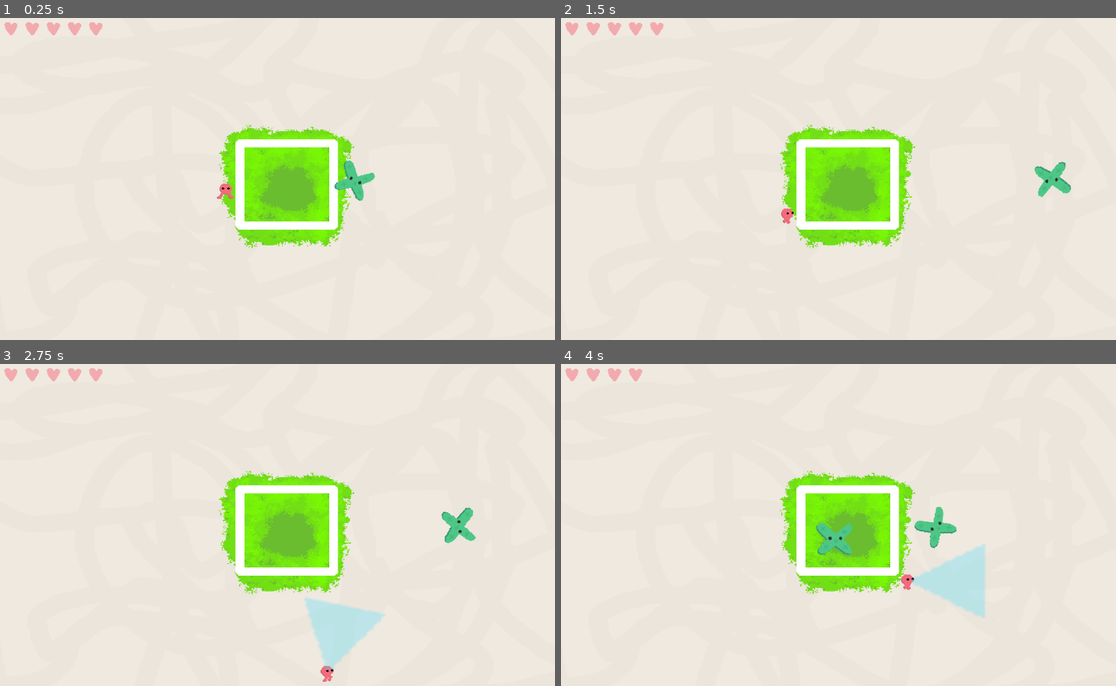
Above: before the commit, frames 1-4 (two rows, left to right).
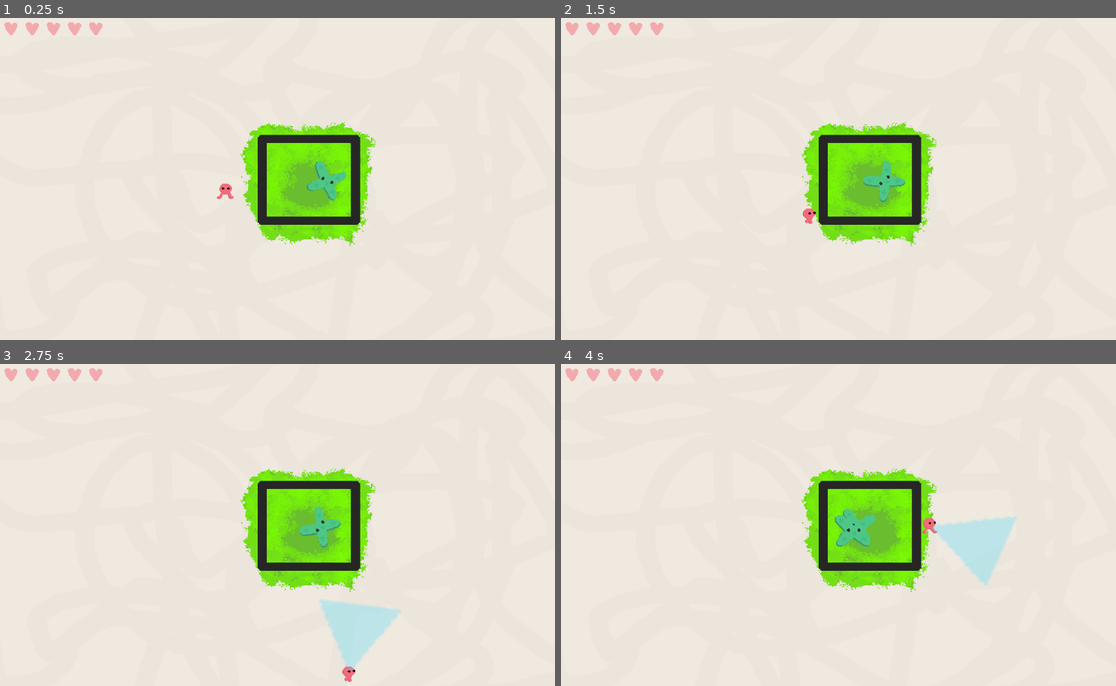
Above: after the commit, the same moments.

Repository: colinkarpfinger/HalfLife3
Game: Godot game, scene res://Scenes/Main.tscn
The game is run twice, just before and just after one commit, with the same random seed, the same clock (stepped at 60 frames per second) and the same inputs.
Inputs (mouse positions are in pixels of both pictures, inside the frame that each line leads up to):
- Up to frame 1 (0.25 s): no input
- Up to frame 2 (1.5 s): move the mouse to (960, 162) at 0.52 s; press the mouse at (960, 162) at 0.53 s; hold D (move_right) 0.53-1.28 s; move the mouse to (727, 195) at 1.27 s; release the mouse at (727, 195) at 1.28 s; hold S (move_down) from 1.28 s (still down); click (727, 195) at 1.35 s
- Up to frame 3 (2.75 s): move the mouse to (333, 454) at 2.02 s; release S (move_down) at 2.03 s; press the mouse at (333, 454) at 2.03 s; hold D (move_right) from 2.03 s (still down)
- Up to frame 4 (4 s): move the mouse to (810, 592) at 2.77 s; release D (move_right) at 2.78 s; release the mouse at (810, 592) at 2.78 s; hold W (move_up) 2.78-3.53 s; click (810, 592) at 2.85 s; move the mouse to (1005, 576) at 3.52 s; press the mouse at (1005, 576) at 3.53 s; hold A (move_left) from 3.53 s (still down)

The runs differ from the first frame. In frame 1, 6.5% of the frame differs, in the area x 39-68%, y 32-72%; in frame 2, 7.0%; in frame 3, 8.3%; in frame 4, 9.6%, in the area x 16-83%, y 1-79%.

Commit message:
finished adding reactor spawn

Diff:
--- a/ParticleTesting/Scenes/Main.tscn
+++ b/ParticleTesting/Scenes/Main.tscn
@@ -1,76 +1,21 @@
-[gd_scene load_steps=24 format=2]
+[gd_scene load_steps=10 format=2]
 
 [ext_resource path="res://Scripts/Hearts.gd" type="Script" id=1]
 [ext_resource path="res://Subscenes/Player.tscn" type="PackedScene" id=2]
 [ext_resource path="res://Subscenes/ParticleSpawner.tscn" type="PackedScene" id=3]
 [ext_resource path="res://Images/background.png" type="Texture" id=4]
-[ext_resource path="res://Images/reactor.png" type="Texture" id=5]
-[ext_resource path="res://Images/reactor2.png" type="Texture" id=6]
-
-[sub_resource type="AtlasTexture" id=5]
-atlas = ExtResource( 5 )
-region = Rect2( 0, 0, 155, 155 )
-
-[sub_resource type="AtlasTexture" id=6]
-atlas = ExtResource( 5 )
-region = Rect2( 155, 0, 155, 155 )
-
-[sub_resource type="AtlasTexture" id=7]
-atlas = ExtResource( 5 )
-region = Rect2( 310, 0, 155, 155 )
-
-[sub_resource type="AtlasTexture" id=8]
-atlas = ExtResource( 5 )
-region = Rect2( 465, 0, 155, 155 )
-
-[sub_resource type="AtlasTexture" id=9]
-atlas = ExtResource( 5 )
-region = Rect2( 620, 0, 155, 155 )
-
-[sub_resource type="AtlasTexture" id=10]
-atlas = ExtResource( 5 )
-region = Rect2( 775, 0, 155, 155 )
-
-[sub_resource type="AtlasTexture" id=11]
-atlas = ExtResource( 5 )
-region = Rect2( 930, 0, 155, 155 )
-
-[sub_resource type="AtlasTexture" id=12]
-atlas = ExtResource( 5 )
-region = Rect2( 1085, 0, 155, 155 )
-
-[sub_resource type="AtlasTexture" id=13]
-atlas = ExtResource( 5 )
-region = Rect2( 1240, 0, 155, 155 )
-
-[sub_resource type="AtlasTexture" id=14]
-atlas = ExtResource( 5 )
-region = Rect2( 1395, 0, 155, 155 )
-
-[sub_resource type="SpriteFrames" id=15]
-animations = [ {
-"frames": [ SubResource( 5 ), SubResource( 6 ), SubResource( 7 ), SubResource( 8 ), SubResource( 9 ), SubResource( 10 ), SubResource( 11 ), SubResource( 12 ), SubResource( 13 ), SubResource( 14 ) ],
-"loop": true,
-"name": "default",
-"speed": 8.0
-} ]
+[ext_resource path="res://Subscenes/Reactor.tscn" type="PackedScene" id=5]
 
 [sub_resource type="PhysicsMaterial" id=1]
 friction = 0.0
 bounce = 1.0
 
-[sub_resource type="RectangleShape2D" id=16]
-extents = Vector2( 82.153, 8.167 )
+[sub_resource type="RectangleShape2D" id=2]
+extents = Vector2( 75.2194, 300 )
 
 [sub_resource type="PhysicsMaterial" id=3]
 friction = 0.0
 bounce = 1.0
-
-[sub_resource type="RectangleShape2D" id=17]
-extents = Vector2( 85.447, 8.70796 )
-
-[sub_resource type="RectangleShape2D" id=2]
-extents = Vector2( 75.2194, 300 )
 
 [sub_resource type="RectangleShape2D" id=4]
 extents = Vector2( 648.83, 81.3755 )
@@ -87,70 +32,8 @@
 "_edit_use_anchors_": false
 }
 
-[node name="Reactor" type="Node2D" parent="."]
-position = Vector2( 475.503, 306.936 )
-scale = Vector2( 1.5, 1.5 )
-
-[node name="AnimatedSprite" type="AnimatedSprite" parent="Reactor"]
-position = Vector2( -2.37051, 5.01057 )
-frames = SubResource( 15 )
-frame = 6
-playing = true
-
-[node name="Sprite" type="Sprite" parent="Reactor"]
-position = Vector2( -2.37051, 1.2128 )
-texture = ExtResource( 6 )
-
-[node name="ReactorWalls" type="Node2D" parent="Reactor"]
-position = Vector2( -317.002, -204.624 )
-scale = Vector2( 0.666667, 0.666667 )
-
-[node name="Wall Right" type="StaticBody2D" parent="Reactor/ReactorWalls"]
-position = Vector2( 552.021, 301.765 )
-collision_layer = 3
-collision_mask = 3
-physics_material_override = SubResource( 1 )
-
-[node name="CollisionShape2D" type="CollisionShape2D" parent="Reactor/ReactorWalls/Wall Right"]
-position = Vector2( -0.520081, 5.51108 )
-rotation = 1.5708
-shape = SubResource( 16 )
-one_way_collision = true
-
-[node name="Wall Left" type="StaticBody2D" parent="Reactor/ReactorWalls"]
-position = Vector2( 474.089, 294.303 )
-collision_layer = 3
-collision_mask = 3
-physics_material_override = SubResource( 3 )
-
-[node name="CollisionShape2D" type="CollisionShape2D" parent="Reactor/ReactorWalls/Wall Left"]
-position = Vector2( -75.9275, 12.4724 )
-rotation = -1.5708
-shape = SubResource( 16 )
-one_way_collision = true
-
-[node name="Wall Bottom" type="StaticBody2D" parent="Reactor/ReactorWalls"]
-position = Vector2( 483.061, 313.267 )
-collision_layer = 3
-collision_mask = 3
-physics_material_override = SubResource( 1 )
-
-[node name="CollisionShape2D" type="CollisionShape2D" parent="Reactor/ReactorWalls/Wall Bottom"]
-position = Vector2( -7.55756, -81.6927 )
-shape = SubResource( 17 )
-one_way_collision = true
-
-[node name="Wall Top" type="StaticBody2D" parent="Reactor/ReactorWalls"]
-position = Vector2( 479.656, 279.137 )
-collision_layer = 3
-collision_mask = 3
-physics_material_override = SubResource( 1 )
-
-[node name="CollisionShape2D" type="CollisionShape2D" parent="Reactor/ReactorWalls/Wall Top"]
-position = Vector2( -4.77734, 104.126 )
-rotation = 3.14159
-shape = SubResource( 17 )
-one_way_collision = true
+[node name="Reactor" parent="." instance=ExtResource( 5 )]
+position = Vector2( 512, 300 )
 
 [node name="ParticleSpawner" parent="." groups=[
 "BouncyParticles",
--- a/ParticleTesting/Scripts/Particle.gd
+++ b/ParticleTesting/Scripts/Particle.gd
@@ -16,6 +16,9 @@
 
 enum colors {RED, YELLOW, GREEN}
 
+enum states {ACTIVE, INACTIVE}
+
+var state = states.INACTIVE
 var color = colors.RED
 # Declare member variables here. Examples:
 # var a = 2
@@ -25,7 +28,6 @@
 
 # Called when the node enters the scene tree for the first time.
 func _ready():
-
 	setScale(scales[decayLevel - 1])
 	pass # Replace with function body.
 
@@ -48,7 +50,8 @@
 		slowed = false
 	else:
 		linear_damp = 0
-	if rand_range(0, 100 / _delta) <= 1:
+
+	if state == states.ACTIVE and rand_range(0, 100 / _delta) <= 1:
 		decay()
 	linear_velocity = linear_velocity.clamped(max_speed)
 
@@ -80,7 +83,8 @@
 				new_velocity,
 				mass,
 				decayLevel + 1,
-				color
+				color,
+				1
 			)
 	queue_free()
 
--- a/ParticleTesting/Scripts/ParticleSpawner.gd
+++ b/ParticleTesting/Scripts/ParticleSpawner.gd
@@ -1,10 +1,10 @@
 extends Node2D
 export var numToSpawn = 200
-export var spawnVelocityMagnitude = 50
+export var spawnVelocityMagnitude = 10
 export var maxRotationSpeed = 2
 export var particleScale = 1
-export var spawn_distance = 50
-export var spawn_time = 2
+export var spawn_distance = 15
+export var spawn_time = 6
 
 const Particle = preload("res://Scripts/Particle.gd")
 
@@ -29,7 +29,7 @@
 	for n in range(0, numToSpawn):
 		spawn_in_center_at_angle(n * angle_delta)
 
-func spawn_particle(position:Vector2, velocity:Vector2, mass:float, decay_level:int, color: int):
+func spawn_particle(position:Vector2, velocity:Vector2, mass:float, decay_level:int, color: int, state: int):
 	var particle_type = sprites_large[color] if decay_level <= 2 else sprites_small[color]
 	var particle = particle_type.instance()
 	particle.color = color
@@ -47,7 +47,7 @@
 
 	initialVelocity = initialVelocity.rotated(degrees)
 	var offset = Vector2(spawn_distance, 0).rotated(degrees)
-	var particle = spawn_particle(center + offset, initialVelocity, 1, 1, randi() % 3)
+	var particle = spawn_particle(center + offset, initialVelocity, 1, 1, randi() % 3, 0)
 	var randomRotationDirection =  1 if rand_range(-1,1) > 0 else -1
 	particle.angular_velocity = maxRotationSpeed
 
--- /dev/null
+++ b/ParticleTesting/Scripts/Reactor.gd
@@ -0,0 +1,52 @@
+extends Node2D
+
+const Particle = preload("res://Scripts/Particle.gd")
+
+const open_length = 2
+const closed_length = 8
+
+var walls_open = false
+
+var state_duration  = 0
+
+
+# Called when the node enters the scene tree for the first time.
+func _ready():
+	update_walls_open(walls_open)
+
+
+# Called every frame. 'delta' is the elapsed time since the previous frame.
+func _process(delta):
+	state_duration += delta
+
+	if walls_open and state_duration > open_length:
+		walls_open = false
+		state_duration = 0
+		update_walls_open(walls_open)
+	elif not walls_open and state_duration > closed_length:
+		walls_open = true
+		state_duration = 0
+		update_walls_open(walls_open)
+
+
+
+
+
+
+func update_walls_open(walls_opened: bool):
+	if walls_open:
+		$WallSprite.set_modulate(Color(0.15, 0.15, 0.15, 0.5))
+		$WallSprite.set_animation('open')
+	else:
+		$WallSprite.set_modulate(Color(0.15, 0.15, 0.15, 1))
+		$WallSprite.set_animation('closed')
+	$Walls/Left/Collider.one_way_collision = walls_opened
+	$Walls/Right/Collider.one_way_collision = walls_opened
+	$Walls/Top/Collider.one_way_collision = walls_opened
+	$Walls/Bottom/Collider.one_way_collision = walls_opened
+
+
+
+func _on_Area2D_body_exited(body):
+	if body.is_in_group("Particle"):
+		body.state = Particle.states.ACTIVE
--- /dev/null
+++ b/ParticleTesting/Subscenes/Reactor.tscn
@@ -0,0 +1,161 @@
+[gd_scene load_steps=22 format=2]
+
+[ext_resource path="res://Images/reactor.png" type="Texture" id=1]
+[ext_resource path="res://Images/reactor2.png" type="Texture" id=2]
+[ext_resource path="res://Scripts/Reactor.gd" type="Script" id=3]
+
+[sub_resource type="AtlasTexture" id=1]
+atlas = ExtResource( 1 )
+region = Rect2( 0, 0, 155, 155 )
+
+[sub_resource type="AtlasTexture" id=2]
+atlas = ExtResource( 1 )
+region = Rect2( 155, 0, 155, 155 )
+
+[sub_resource type="AtlasTexture" id=3]
+atlas = ExtResource( 1 )
+region = Rect2( 310, 0, 155, 155 )
+
+[sub_resource type="AtlasTexture" id=4]
+atlas = ExtResource( 1 )
+region = Rect2( 465, 0, 155, 155 )
+
+[sub_resource type="AtlasTexture" id=5]
+atlas = ExtResource( 1 )
+region = Rect2( 620, 0, 155, 155 )
+
+[sub_resource type="AtlasTexture" id=6]
+atlas = ExtResource( 1 )
+region = Rect2( 775, 0, 155, 155 )
+
+[sub_resource type="AtlasTexture" id=7]
+atlas = ExtResource( 1 )
+region = Rect2( 930, 0, 155, 155 )
+
+[sub_resource type="AtlasTexture" id=8]
+atlas = ExtResource( 1 )
+region = Rect2( 1085, 0, 155, 155 )
+
+[sub_resource type="AtlasTexture" id=9]
+atlas = ExtResource( 1 )
+region = Rect2( 1240, 0, 155, 155 )
+
+[sub_resource type="AtlasTexture" id=10]
+atlas = ExtResource( 1 )
+region = Rect2( 1395, 0, 155, 155 )
+
+[sub_resource type="SpriteFrames" id=11]
+animations = [ {
+"frames": [ SubResource( 1 ), SubResource( 2 ), SubResource( 3 ), SubResource( 4 ), SubResource( 5 ), SubResource( 6 ), SubResource( 7 ), SubResource( 8 ), SubResource( 9 ), SubResource( 10 ) ],
+"loop": true,
+"name": "default",
+"speed": 8.0
+} ]
+
+[sub_resource type="AtlasTexture" id=17]
+atlas = ExtResource( 2 )
+region = Rect2( 0, 0, 155, 155 )
+
+[sub_resource type="SpriteFrames" id=18]
+animations = [ {
+"frames": [ SubResource( 17 ), null ],
+"loop": true,
+"name": "open",
+"speed": 3.0
+}, {
+"frames": [ SubResource( 17 ) ],
+"loop": true,
+"name": "closed",
+"speed": 10.0
+} ]
+
+[sub_resource type="RectangleShape2D" id=16]
+extents = Vector2( 55.8455, 55.9556 )
+
+[sub_resource type="PhysicsMaterial" id=12]
+friction = 0.0
+bounce = 1.0
+
+[sub_resource type="RectangleShape2D" id=13]
+extents = Vector2( 82.153, 8.167 )
+
+[sub_resource type="PhysicsMaterial" id=14]
+friction = 0.0
+bounce = 1.0
+
+[sub_resource type="RectangleShape2D" id=15]
+extents = Vector2( 85.447, 8.70796 )
+
+[node name="Reactor" type="Node2D"]
+position = Vector2( 0, 0.969421 )
+scale = Vector2( 1.5, 1.5 )
+script = ExtResource( 3 )
+
+[node name="ReactionSprite" type="AnimatedSprite" parent="."]
+position = Vector2( -2.37051, 5.01057 )
+frames = SubResource( 11 )
+frame = 5
+playing = true
+
+[node name="WallSprite" type="AnimatedSprite" parent="."]
+position = Vector2( -2.32518, 0.387522 )
+frames = SubResource( 18 )
+animation = "closed"
+playing = true
+
+[node name="Area2D" type="Area2D" parent="."]
+
+[node name="CollisionShape2D" type="CollisionShape2D" parent="Area2D"]
+shape = SubResource( 16 )
+
+[node name="Walls" type="Node2D" parent="."]
+scale = Vector2( 0.666667, 0.666667 )
+
+[node name="Right" type="StaticBody2D" parent="Walls"]
+position = Vector2( 76.5182, -5.17081 )
+collision_layer = 3
+collision_mask = 3
+physics_material_override = SubResource( 12 )
+
+[node name="Collider" type="CollisionShape2D" parent="Walls/Right"]
+position = Vector2( -0.520081, 5.51108 )
+rotation = 1.5708
+shape = SubResource( 13 )
+one_way_collision = true
+
+[node name="Left" type="StaticBody2D" parent="Walls"]
+position = Vector2( -1.41382, -12.6328 )
+collision_layer = 3
+collision_mask = 3
+physics_material_override = SubResource( 14 )
+
+[node name="Collider" type="CollisionShape2D" parent="Walls/Left"]
+position = Vector2( -75.9275, 12.4724 )
+rotation = -1.5708
+shape = SubResource( 13 )
+one_way_collision = true
+
+[node name="Bottom" type="StaticBody2D" parent="Walls"]
+position = Vector2( 7.5582, 6.33118 )
+collision_layer = 3
+collision_mask = 3
+physics_material_override = SubResource( 12 )
+
+[node name="Collider" type="CollisionShape2D" parent="Walls/Bottom"]
+position = Vector2( -7.55756, -81.6927 )
+shape = SubResource( 15 )
+one_way_collision = true
+
+[node name="Top" type="StaticBody2D" parent="Walls"]
+position = Vector2( 4.1532, -27.7988 )
+collision_layer = 3
+collision_mask = 3
+physics_material_override = SubResource( 12 )
+
+[node name="Collider" type="CollisionShape2D" parent="Walls/Top"]
+position = Vector2( -4.77734, 104.126 )
+rotation = 3.14159
+shape = SubResource( 15 )
+one_way_collision = true
+
+[connection signal="body_exited" from="Area2D" to="." method="_on_Area2D_body_exited"]
